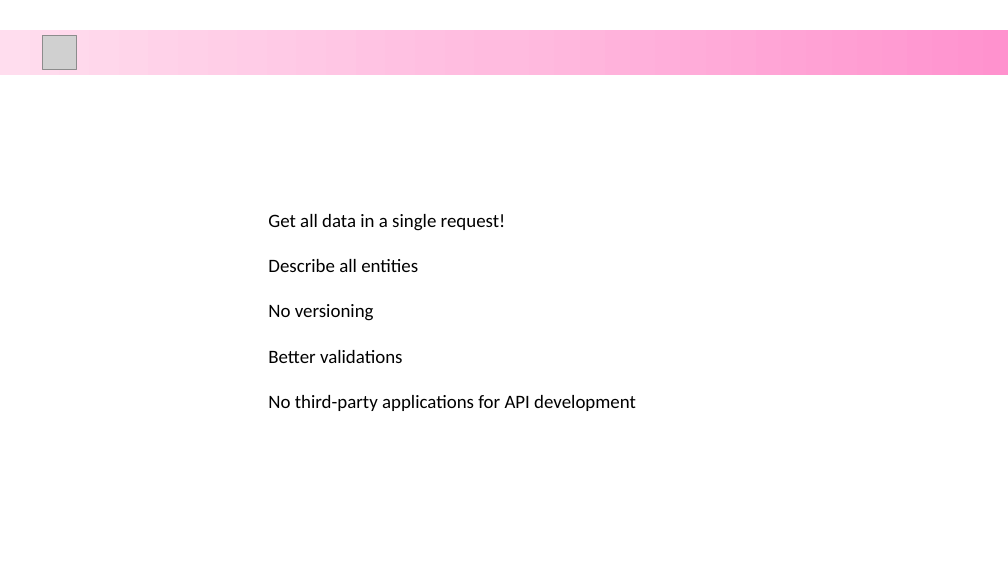
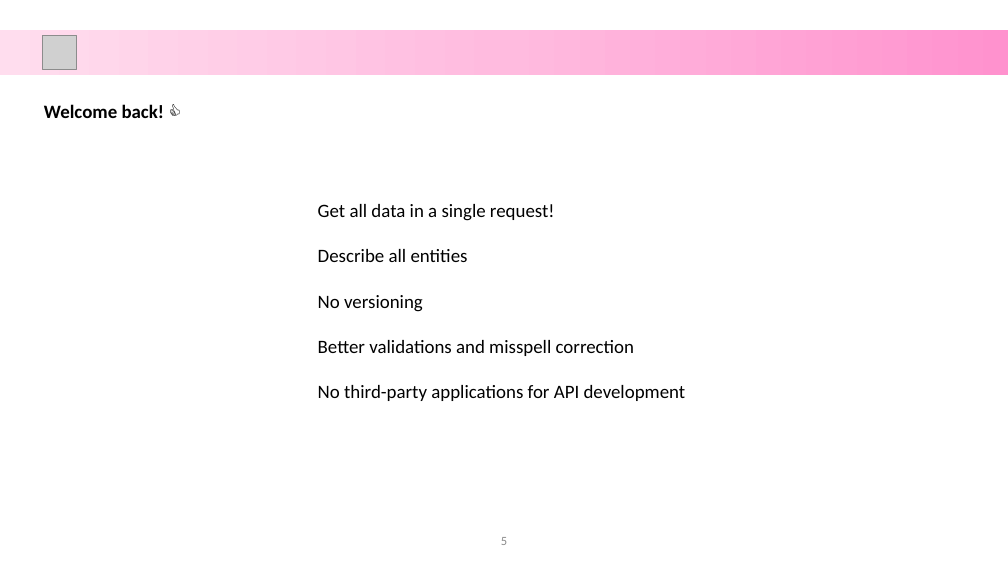
Before and after one commit to amindotb/graphql-warmup, a slide deck: slide 5 of GraphQL.pptx. Drawn at 1008x567 pixels with LibreOffice and Linux fonts; fonts in the diff are those of the drawing; grey boxes stand for pictures. Boxes give left, top, right and bottom in pixels: in the first picture for what was removed or moved away, otherwise in the second. Text is boxed around its words. In the diff, an @@ line names an element or a change of style, - is before the commit and + after.

```diff
--- a/GraphQL.pptx
+++ b/GraphQL.pptx
@@ text added at bbox=[44, 104, 165, 118], 18 pt, text #000000, bold @@
+Welcome back! 👍
@@ text at bbox=[318, 204, 686, 401]: text changed @@
-Get all data in a single request!
-Describe all entities
-No versioning
-Better validations
-No third-party applications for API development
+Get all data in a single request!
+Describe all entities
+No versioning
+Better validations and misspell correction
+No third-party applications for API development
@@ text added at bbox=[501, 537, 507, 545], 12 pt, text #8C8C8C @@
+5
```
Also in this commit, not shown: 2 other slides changed, 3 slides added, 2 slides removed, 1 other file.
